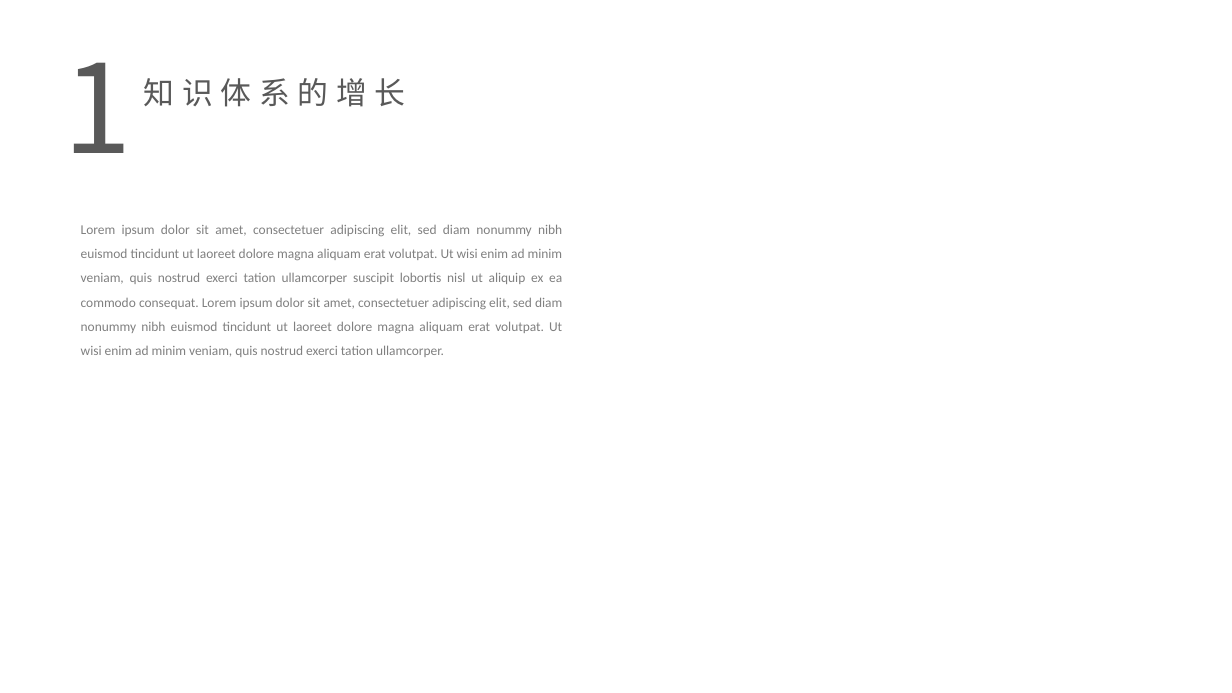
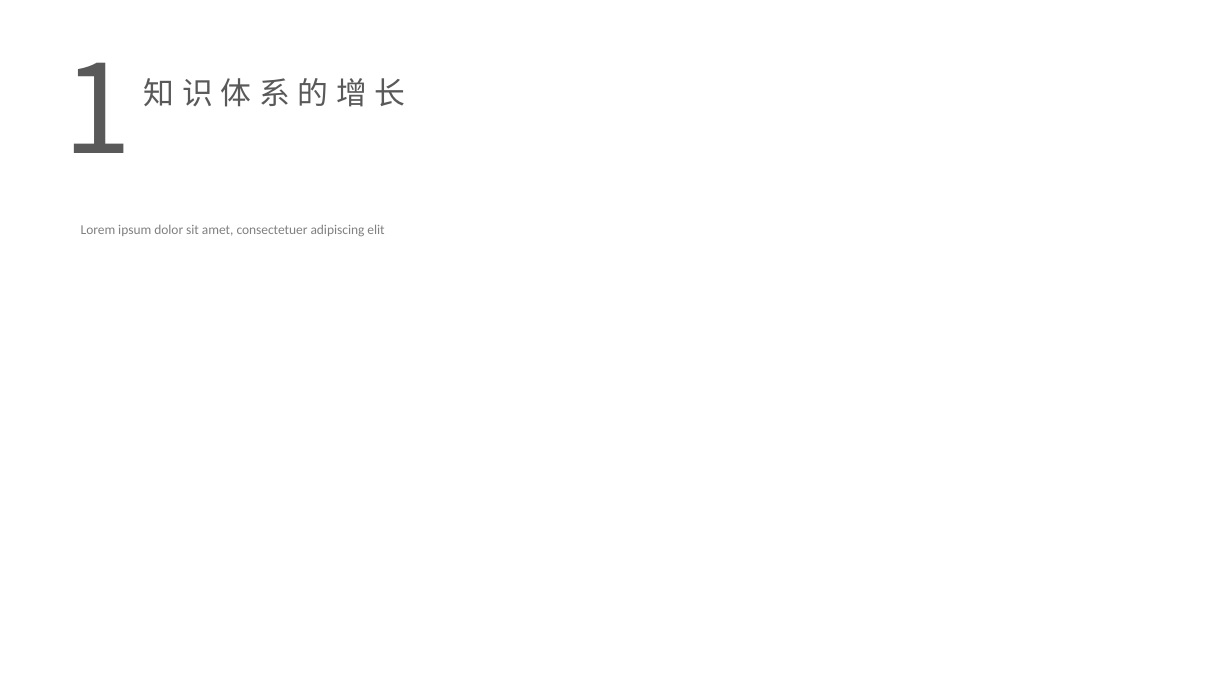
Before and after one commit to glkabc/Demos, a slide deck: slide 4 of 实习总结.pptx. Drawn at 1232x693 pixels with LibreOffice and Linux fonts; fonts in the diff are those of the drawing; background and template pictures are left out. Boxes give left, top, right and bottom in pixels: in the first picture for what was removed or moved away, otherwise in the second. Text is boxed around its words. In the diff, an @@ line names an element or a change of style, - is before the commit and + after.

```diff
--- a/实习总结.pptx
+++ b/实习总结.pptx
@@ text at [81, 224, 384, 236]: text changed @@
-Lorem ipsum dolor sit amet, consectetuer adipiscing elit, sed diam nonummy nibh euismod tincidunt ut laoreet dolore magna aliquam erat volutpat. Ut wisi enim ad minim veniam, quis nostrud exerci tation ullamcorper suscipit lobortis nisl ut aliquip ex ea commodo consequat. Lorem ipsum dolor sit amet, consectetuer adipiscing elit, sed diam nonummy nibh euismod tincidunt ut laoreet dolore magna aliquam erat volutpat. Ut wisi enim ad minim veniam, quis nostrud exerci tation ullamcorper.
+Lorem ipsum dolor sit amet, consectetuer adipiscing elit
```
